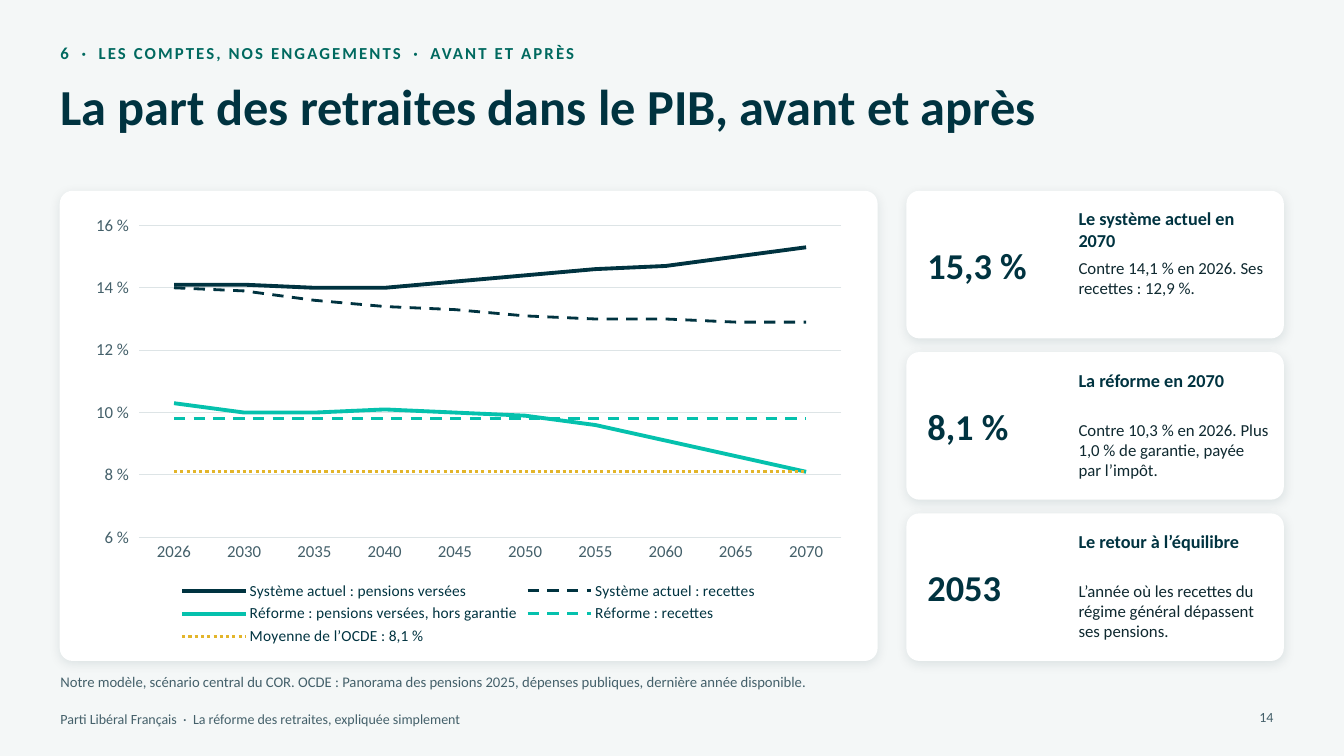
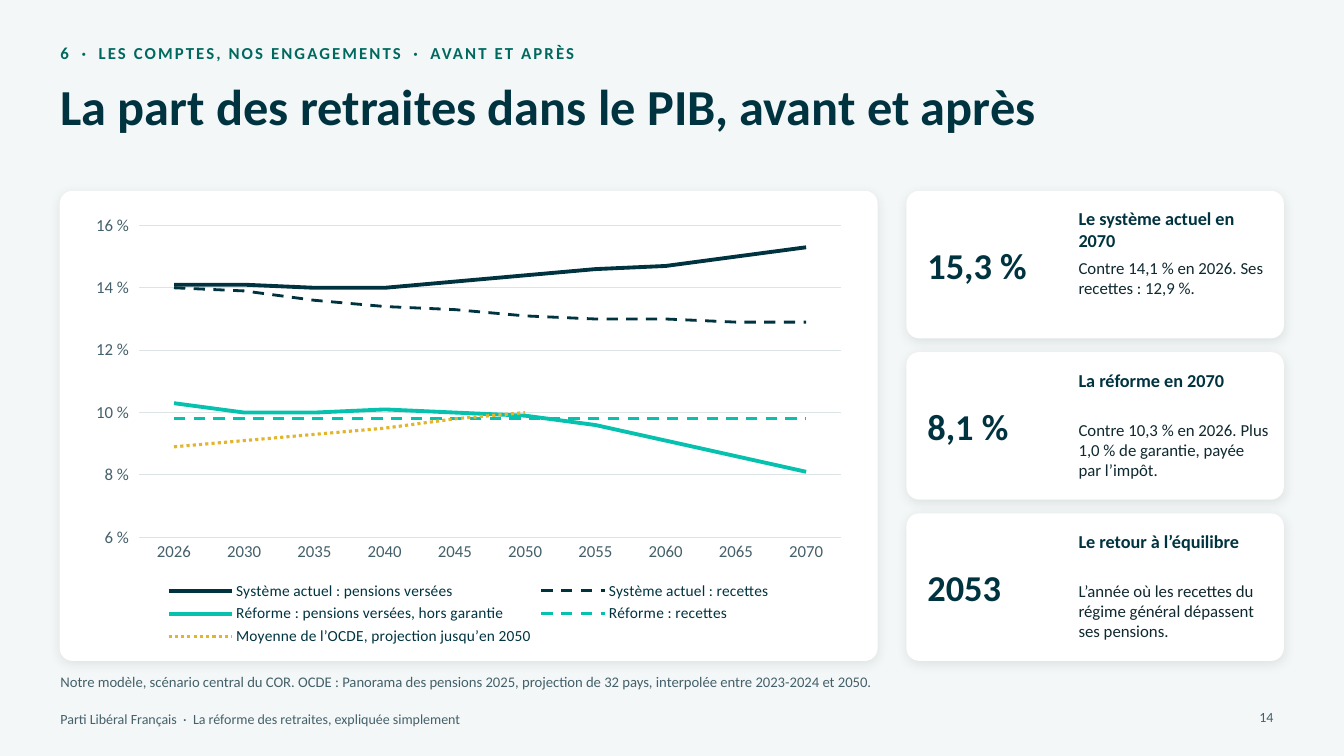
Before and after one commit to g-pliberal/retraitecomptenotionelle, a slide deck: slide 14 of docs/presentation_adherents_17_novembre_2026.pptx. Drawn at 1344x756 pixels with LibreOffice and Linux fonts; fonts in the diff are those of the drawing. Boxes give left, top, right and bottom in pixels: in the first picture for what was removed or moved away, otherwise in the second. Text is boxed around its words. In the diff, an @@ line names an element or a change of style, - is before the commit and + after.

```diff
--- a/docs/presentation_adherents_17_novembre_2026.pptx
+++ b/docs/presentation_adherents_17_novembre_2026.pptx
@@ line chart at bbox=[81, 207, 857, 650] @@
-Moyenne de l’OCDE : 8,1 %: 8.1, 8.1, 8.1, 8.1, 8.1, 8.1, 8.1, 8.1, 8.1, 8.1
+Moyenne de l’OCDE, projection jusqu’en 2050: 8.9, 9.1, 9.3, 9.5, 9.8, 10, -, -, -, -
@@ text at bbox=[60, 677, 871, 690]: text changed @@
-Notre modèle, scénario central du COR. OCDE : Panorama des pensions 2025, dépenses publiques, dernière année disponible.
+Notre modèle, scénario central du COR. OCDE : Panorama des pensions 2025, projection de 32 pays, interpolée entre 2023-2024 et 2050.
```
